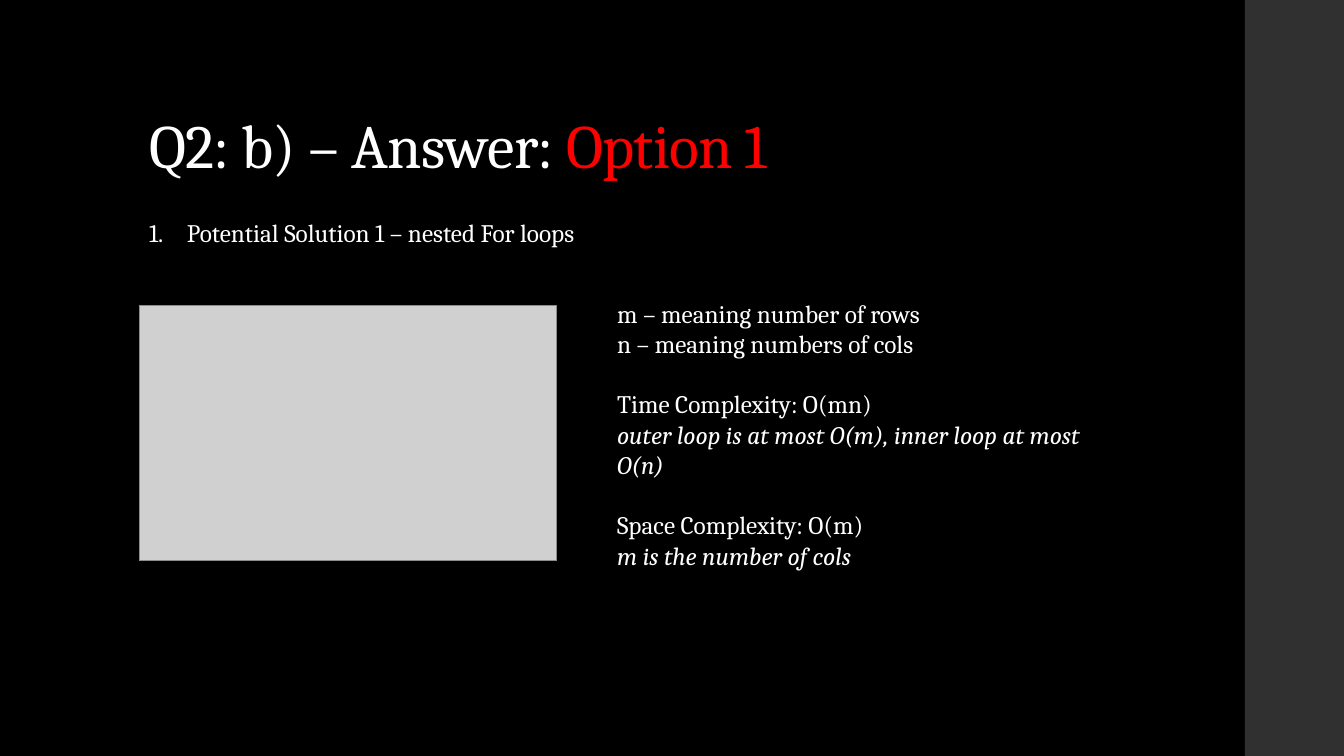
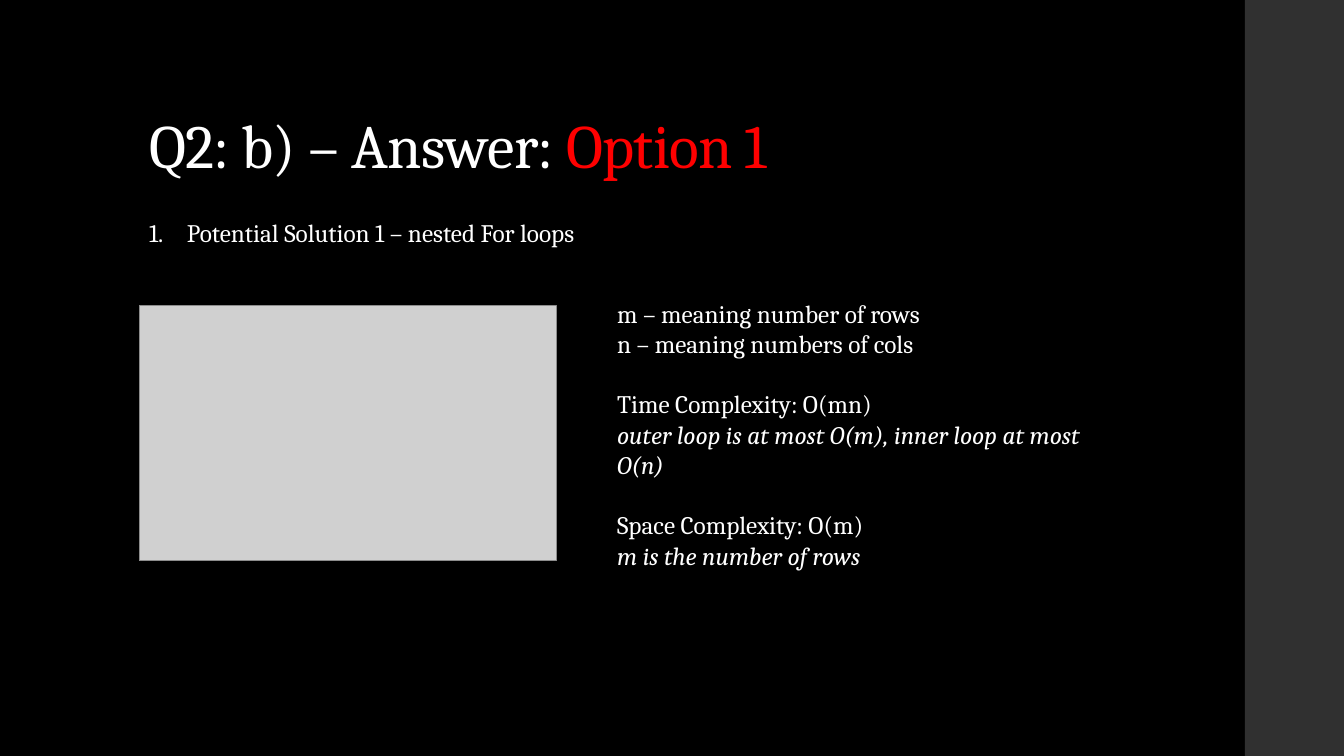
Before and after one commit to Unknownflow/CS1010X, a slide deck: slide 20 of Tutorials/CS1010X_tut06.pptx. Drawn at 1344x756 pixels with LibreOffice and Linux fonts; fonts in the diff are those of the drawing; grey boxes stand for pictures. Boxes give left, top, right and bottom in pixels: in the first picture for what was removed or moved away, otherwise in the second. Text is boxed around its words. In the diff, an @@ line names an element or a change of style, - is before the commit and + after.

```diff
--- a/Tutorials/CS1010X_tut06.pptx
+++ b/Tutorials/CS1010X_tut06.pptx
@@ text at box(617, 547, 861, 571): text changed @@
-m is the number of cols
+m is the number of rows
```
Also in this commit, not shown: 1 other file.
